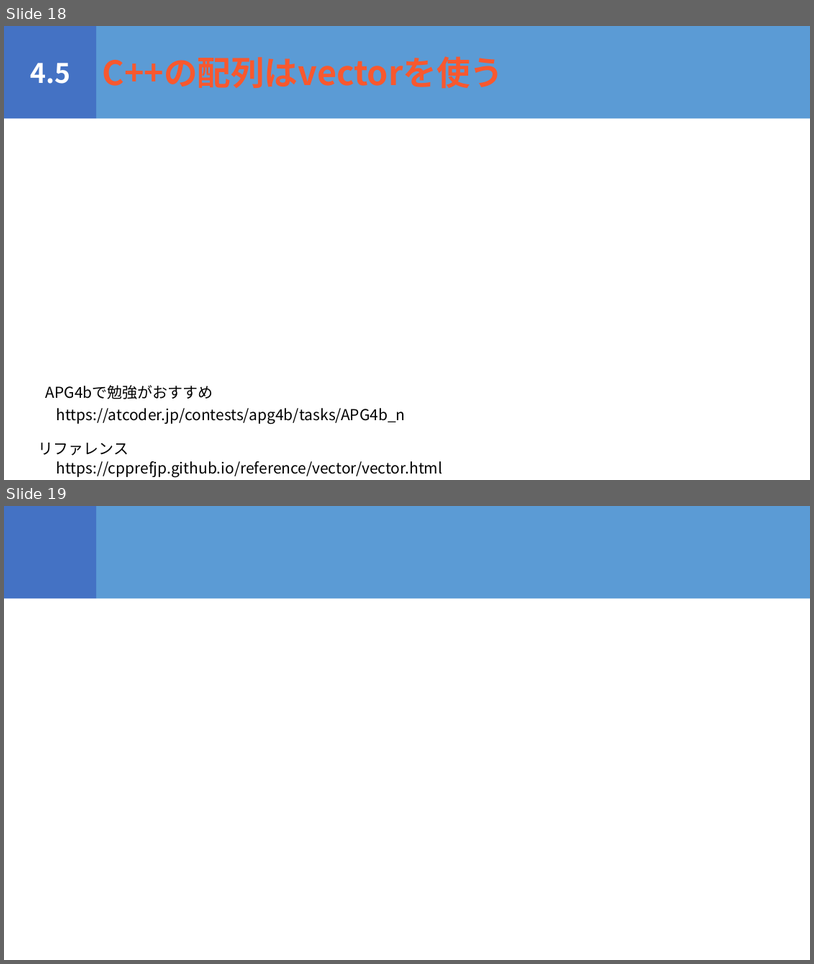
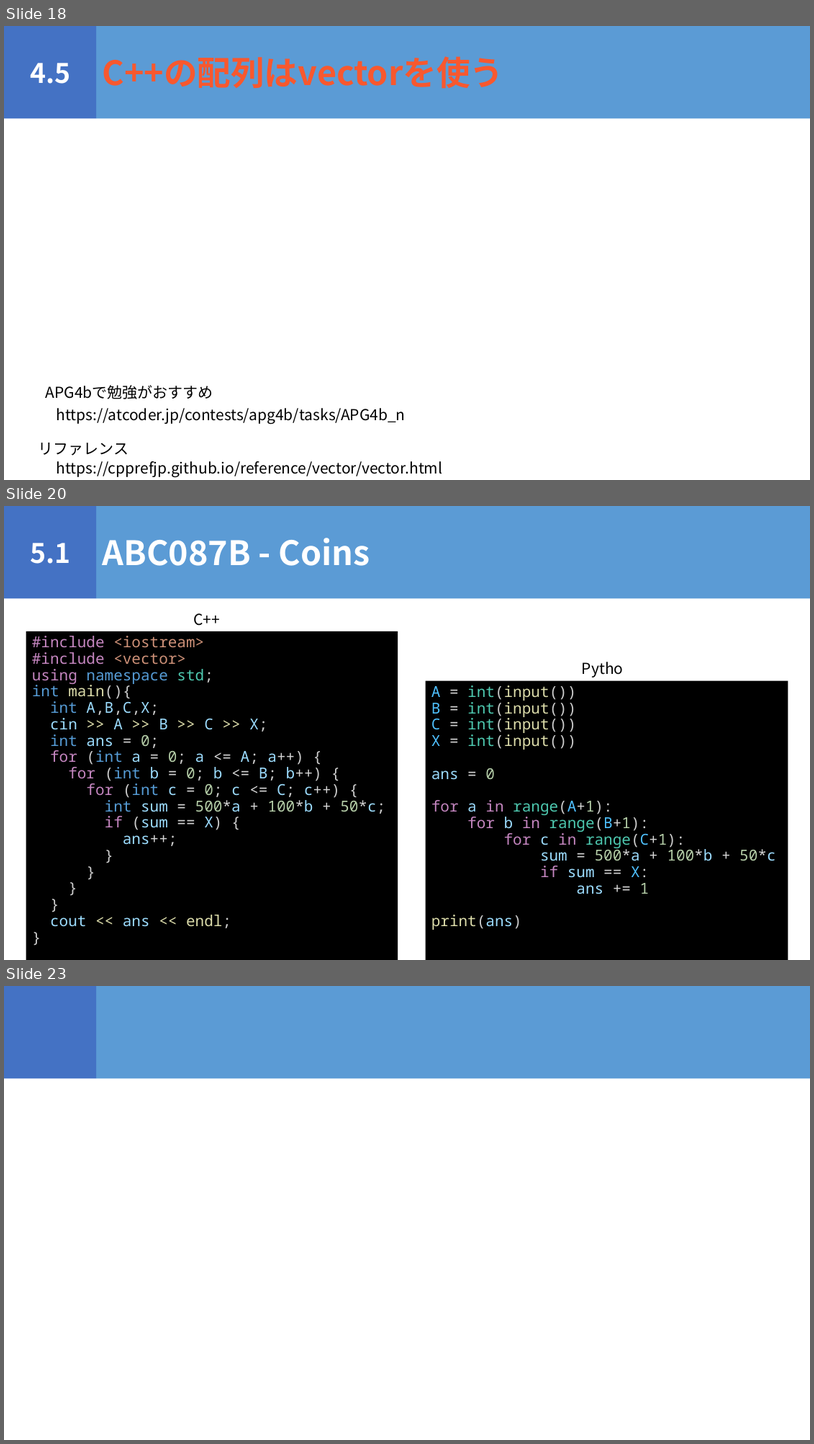
Before and after one commit to igeeeeee/triC_AtCoder_Beginners_Selection, a slide deck: ABS_勉強会.pptx. Shown one above the other, each under a label of ours: slides 18 and 19 before the commit, slides 18, 20 and 23 after it; the slides between them are not shown. The pictures are 814x964 and 814x1444 pixels, drawn with LibreOffice and Linux fonts; fonts in the diff are those of the drawing. Boxes give left, top, right and bottom in pixels: in the first picture for what was removed or moved away, otherwise in the second. Text is boxed around its words. In the diff, an @@ line names an element or a change of style, - is before the commit and + after.

```diff
--- a/ABS_勉強会.pptx
+++ b/ABS_勉強会.pptx
@@ slide 20 added at (x1=4, y1=506, x2=810, y2=960), background #FFFFFF @@
@@ rectangle added at (x1=4, y1=506, x2=97, y2=599), fill #4472C4, 32 pt, text #FFFFFF, bold @@
+5.1
@@ rectangle added at (x1=97, y1=506, x2=810, y2=599), fill #5B9BD5, 40 pt, text #FFFFFF, bold @@
+ABC087B - Coins
@@ text added at (x1=193, y1=613, x2=220, y2=626), 18 pt, text #000000 @@
+C++
@@ rectangle added at (x1=26, y1=631, x2=398, y2=960), fill #000000, 18 pt, text #9CDCFE @@
+#include <iostream>
+#include <vector>
+using namespace std;
+int main(){
+int A,B,C,X;
+cin >> A >> B >> C >> X;
+int ans = 0;
+for (int a = 0; a <= A; a++) {
+for (int b = 0; b <= B; b++) {
+for (int c = 0; c <= C; c++) {
+int sum = 500*a + 100*b + 50*c;
+if (sum == X) {
+ans++;
+}
+}
+}
+}
+cout << ans << endl;
+}
@@ text added at (x1=576, y1=656, x2=638, y2=680), 18 pt, text #000000 @@
+Python
@@ rectangle added at (x1=426, y1=681, x2=789, y2=960), fill #000000, 18 pt, text #CCCCCC @@
+A = int(input())
+B = int(input())
+C = int(input())
+X = int(input())
+ans = 0
+for a in range(A+1):
+for b in range(B+1):
+for c in range(C+1):
+sum = 500*a + 100*b + 50*c
+if sum == X:
+ans += 1
+print(ans)
@@ what was slide 19 is now slide 23 @@
```
Also in this commit, not shown: 3 other slides added, 1 other file.
